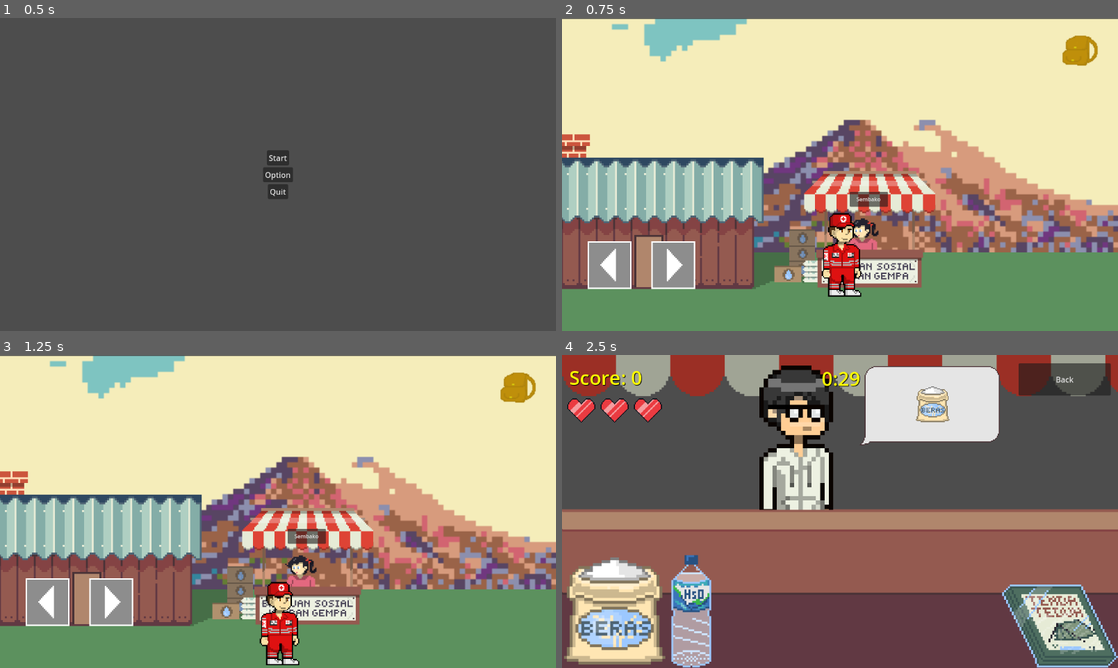
Above: before the commit, frames 1-4 (two rows, left to right).
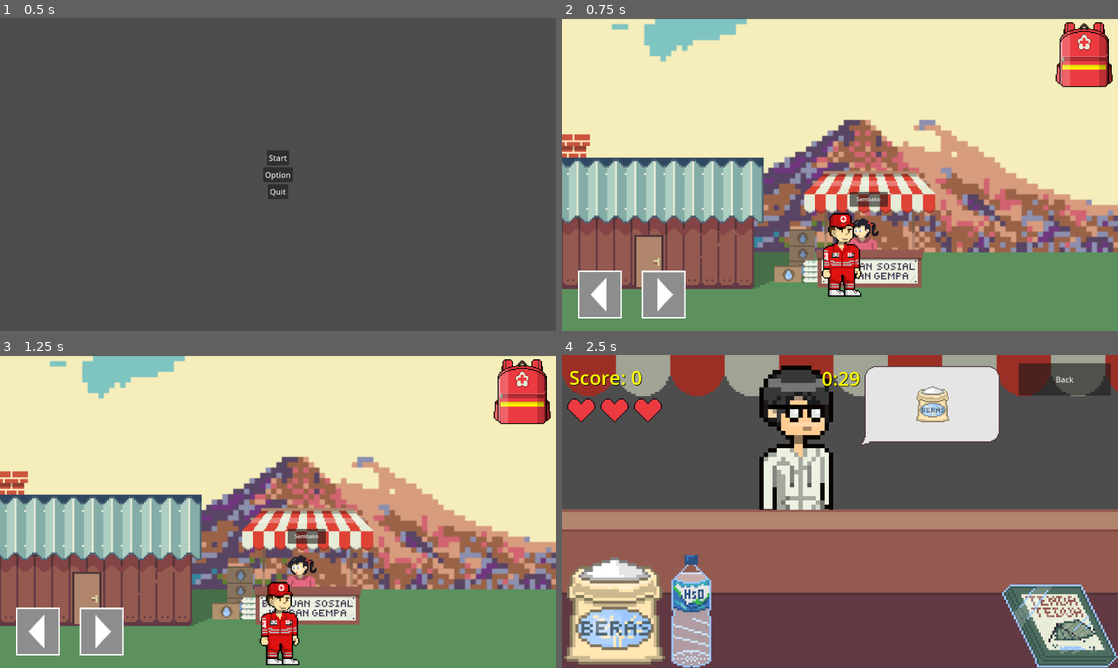
Above: after the commit, the same moments.

Repository: FedricEvanderChia/Gempa_game
Game: Godot game, scene res://menus/menu.tscn
Same seed, same stepped clock (60 frames per second), same inputs: the game is played once before the commit and once after it.
Inputs (mouse positions are in pixels of both pictures, inside the frame that each line leads up to):
- Up to frame 1 (0.5 s): no input
- Up to frame 2 (0.75 s): click "Start" at 0.5 s
- Up to frame 3 (1.25 s): no input
- Up to frame 4 (2.5 s): click "Sembako" at 1.25 s; move the mouse to (689, 611) at 2.02 s; hold Right (ui_right) from 2.03 s (still down); click (689, 611) at 2.17 s

Frame 1 is identical in both runs. In frame 2, 5.5% of the frame differs, in the area x 2-100%, y 1-96%; in frame 3, 5.5%; in frame 4, 0.2%.

Commit message:
Tambahkan animasi tas

Diff:
--- a/UIGempa.gd
+++ b/UIGempa.gd
@@ -1,6 +1,6 @@
 extends CanvasLayer
 
-
+var inv = false
 # Called when the node enters the scene tree for the first time.
 func _ready():
 	pass # Replace with function body.
@@ -9,3 +9,16 @@
 # Called every frame. 'delta' is the elapsed time since the previous frame.
 func _process(delta):
 	pass
+
+func _on_bag_input_event(viewport, event, shape_idx):
+	if event is InputEventMouseButton and event.button_index == MOUSE_BUTTON_LEFT:
+		if inv:
+			get_node("Bag/AnimatedSprite2D").play("Close")
+			await get_node("Bag/AnimatedSprite2D").animation_finished
+			get_node("inventory_ui").hide()
+			inv = false
+		elif inv == false:
+			get_node("Bag/AnimatedSprite2D").play("Open")
+			await get_node("Bag/AnimatedSprite2D").animation_finished
+			get_node("inventory_ui").show()
+			inv = true
--- a/player/life.tscn
+++ b/player/life.tscn
@@ -109,6 +109,49 @@
 "name": &"Idle",
 "speed": 15.0
 }]
+
+[sub_resource type="Animation" id="Animation_h22eg"]
+length = 0.001
+tracks/0/type = "value"
+tracks/0/imported = false
+tracks/0/enabled = true
+tracks/0/path = NodePath("Life1:frame")
+tracks/0/interp = 1
+tracks/0/loop_wrap = true
+tracks/0/keys = {
+"times": PackedFloat32Array(0),
+"transitions": PackedFloat32Array(1),
+"update": 1,
+"values": [1]
+}
+
+[sub_resource type="Animation" id="Animation_on6vg"]
+resource_name = "break"
+length = 0.5
+tracks/0/type = "value"
+tracks/0/imported = false
+tracks/0/enabled = true
+tracks/0/path = NodePath("Life1:animation")
+tracks/0/interp = 1
+tracks/0/loop_wrap = true
+tracks/0/keys = {
+"times": PackedFloat32Array(0),
+"transitions": PackedFloat32Array(1),
+"update": 1,
+"values": [&"Break"]
+}
+tracks/1/type = "value"
+tracks/1/imported = false
+tracks/1/enabled = true
+tracks/1/path = NodePath("Life1:frame")
+tracks/1/interp = 1
+tracks/1/loop_wrap = true
+tracks/1/keys = {
+"times": PackedFloat32Array(0, 0.1, 0.2, 0.3, 0.4),
+"transitions": PackedFloat32Array(1, 1, 1, 1, 1),
+"update": 1,
+"values": [1, 1, 2, 3, 4]
+}
 
 [sub_resource type="Animation" id="Animation_uli48"]
 resource_name = "idle"
@@ -139,49 +182,6 @@
 "values": [0, 1, 2, 3, 4, 5, 6, 7, 0]
 }
 
-[sub_resource type="Animation" id="Animation_h22eg"]
-length = 0.001
-tracks/0/type = "value"
-tracks/0/imported = false
-tracks/0/enabled = true
-tracks/0/path = NodePath("Life1:frame")
-tracks/0/interp = 1
-tracks/0/loop_wrap = true
-tracks/0/keys = {
-"times": PackedFloat32Array(0),
-"transitions": PackedFloat32Array(1),
-"update": 1,
-"values": [1]
-}
-
-[sub_resource type="Animation" id="Animation_on6vg"]
-resource_name = "break"
-length = 0.5
-tracks/0/type = "value"
-tracks/0/imported = false
-tracks/0/enabled = true
-tracks/0/path = NodePath("Life1:animation")
-tracks/0/interp = 1
-tracks/0/loop_wrap = true
-tracks/0/keys = {
-"times": PackedFloat32Array(0),
-"transitions": PackedFloat32Array(1),
-"update": 1,
-"values": [&"Break"]
-}
-tracks/1/type = "value"
-tracks/1/imported = false
-tracks/1/enabled = true
-tracks/1/path = NodePath("Life1:frame")
-tracks/1/interp = 1
-tracks/1/loop_wrap = true
-tracks/1/keys = {
-"times": PackedFloat32Array(0, 0.1, 0.2, 0.3, 0.4),
-"transitions": PackedFloat32Array(1, 1, 1, 1, 1),
-"update": 1,
-"values": [1, 1, 2, 3, 4]
-}
-
 [sub_resource type="AnimationLibrary" id="AnimationLibrary_s82rc"]
 _data = {
 "RESET": SubResource("Animation_h22eg"),
@@ -199,7 +199,6 @@
 [node name="Life1" type="AnimatedSprite2D" parent="."]
 sprite_frames = SubResource("SpriteFrames_lm1pf")
 animation = &"Idle"
-autoplay = "Idle"
 frame = 1
 
 [node name="AnimationPlayer" type="AnimationPlayer" parent="."]
--- a/uigempa.tscn
+++ b/uigempa.tscn
@@ -1,15 +1,87 @@
-[gd_scene load_steps=7 format=3 uid="uid://dtsrtigd5cgnv"]
+[gd_scene load_steps=17 format=3 uid="uid://dtsrtigd5cgnv"]
 
 [ext_resource type="Script" path="res://UIGempa.gd" id="1_ngrhg"]
 [ext_resource type="Texture2D" uid="uid://xp2gt0h7ism3" path="res://asset/New Piskel-1.png.png" id="2_bp1ya"]
 [ext_resource type="PackedScene" uid="uid://cvbweyjmj4s5a" path="res://Inventory/inventory_ui.tscn" id="3_lx3uu"]
-[ext_resource type="Texture2D" uid="uid://bh6xwfs200e14" path="res://asset/bag.png" id="4_asbmv"]
+[ext_resource type="Texture2D" uid="uid://db80lf0ng5euy" path="res://asset/Bag_Sheet.png" id="4_mm5uw"]
 
 [sub_resource type="RectangleShape2D" id="RectangleShape2D_yypih"]
 size = Vector2(150, 150)
 
 [sub_resource type="RectangleShape2D" id="RectangleShape2D_piwp7"]
 size = Vector2(150, 150)
+
+[sub_resource type="RectangleShape2D" id="RectangleShape2D_7wcg0"]
+size = Vector2(120, 136)
+
+[sub_resource type="AtlasTexture" id="AtlasTexture_587v0"]
+atlas = ExtResource("4_mm5uw")
+region = Rect2(450, 0, 150, 150)
+
+[sub_resource type="AtlasTexture" id="AtlasTexture_8opt2"]
+atlas = ExtResource("4_mm5uw")
+region = Rect2(300, 0, 150, 150)
+
+[sub_resource type="AtlasTexture" id="AtlasTexture_jtj71"]
+atlas = ExtResource("4_mm5uw")
+region = Rect2(150, 0, 150, 150)
+
+[sub_resource type="AtlasTexture" id="AtlasTexture_j4333"]
+atlas = ExtResource("4_mm5uw")
+region = Rect2(0, 0, 150, 150)
+
+[sub_resource type="AtlasTexture" id="AtlasTexture_8r1oq"]
+atlas = ExtResource("4_mm5uw")
+region = Rect2(0, 0, 150, 150)
+
+[sub_resource type="AtlasTexture" id="AtlasTexture_270h2"]
+atlas = ExtResource("4_mm5uw")
+region = Rect2(150, 0, 150, 150)
+
+[sub_resource type="AtlasTexture" id="AtlasTexture_vls2c"]
+atlas = ExtResource("4_mm5uw")
+region = Rect2(300, 0, 150, 150)
+
+[sub_resource type="AtlasTexture" id="AtlasTexture_japrh"]
+atlas = ExtResource("4_mm5uw")
+region = Rect2(450, 0, 150, 150)
+
+[sub_resource type="SpriteFrames" id="SpriteFrames_v2pkr"]
+animations = [{
+"frames": [{
+"duration": 1.0,
+"texture": SubResource("AtlasTexture_587v0")
+}, {
+"duration": 1.0,
+"texture": SubResource("AtlasTexture_8opt2")
+}, {
+"duration": 1.0,
+"texture": SubResource("AtlasTexture_jtj71")
+}, {
+"duration": 1.0,
+"texture": SubResource("AtlasTexture_j4333")
+}],
+"loop": false,
+"name": &"Close",
+"speed": 10.0
+}, {
+"frames": [{
+"duration": 1.0,
+"texture": SubResource("AtlasTexture_8r1oq")
+}, {
+"duration": 1.0,
+"texture": SubResource("AtlasTexture_270h2")
+}, {
+"duration": 1.0,
+"texture": SubResource("AtlasTexture_vls2c")
+}, {
+"duration": 1.0,
+"texture": SubResource("AtlasTexture_japrh")
+}],
+"loop": false,
+"name": &"Open",
+"speed": 10.0
+}]
 
 [node name="GUI" type="CanvasLayer"]
 script = ExtResource("1_ngrhg")
@@ -23,14 +95,14 @@
 scale = Vector2(0.927536, 1.00943)
 
 [node name="tc_button_right" type="TouchScreenButton" parent="Control2"]
-position = Vector2(199.453, -184.262)
+position = Vector2(178.187, -123.501)
 scale = Vector2(0.632964, 0.632964)
 texture_normal = ExtResource("2_bp1ya")
 shape = SubResource("RectangleShape2D_yypih")
 action = "ui_right"
 
 [node name="tc_button_left" type="TouchScreenButton" parent="Control2"]
-position = Vector2(155.25, -86.1872)
+position = Vector2(133.984, -25.4263)
 scale = Vector2(-0.634877, -0.634877)
 texture_normal = ExtResource("2_bp1ya")
 shape = SubResource("RectangleShape2D_piwp7")
@@ -49,7 +121,29 @@
 grow_horizontal = 2
 grow_vertical = 2
 
-[node name="Sprite2D" type="Sprite2D" parent="."]
-position = Vector2(1076, 75.5)
-scale = Vector2(1.6875, 1.76563)
-texture = ExtResource("4_asbmv")
+[node name="Label" type="Label" parent="inventory_ui"]
+layout_mode = 1
+anchors_preset = 7
+anchor_left = 0.5
+anchor_top = 1.0
+anchor_right = 0.5
+anchor_bottom = 1.0
+offset_left = -135.0
+offset_top = -11.5
+offset_right = 181.0
+offset_bottom = 11.5
+grow_horizontal = 2
+grow_vertical = 0
+text = "Tips: tap the bag again to close inventory"
+
+[node name="Bag" type="Area2D" parent="."]
+position = Vector2(1082, 76)
+
+[node name="CollisionShape2D" type="CollisionShape2D" parent="Bag"]
+shape = SubResource("RectangleShape2D_7wcg0")
+
+[node name="AnimatedSprite2D" type="AnimatedSprite2D" parent="Bag"]
+sprite_frames = SubResource("SpriteFrames_v2pkr")
+animation = &"Open"
+
+[connection signal="input_event" from="Bag" to="." method="_on_bag_input_event"]
Binary file added: asset/Bag_Sheet.png
Not shown, added: asset/Bag_Sheet.png.import
Binary file changed: asset/bag.png
